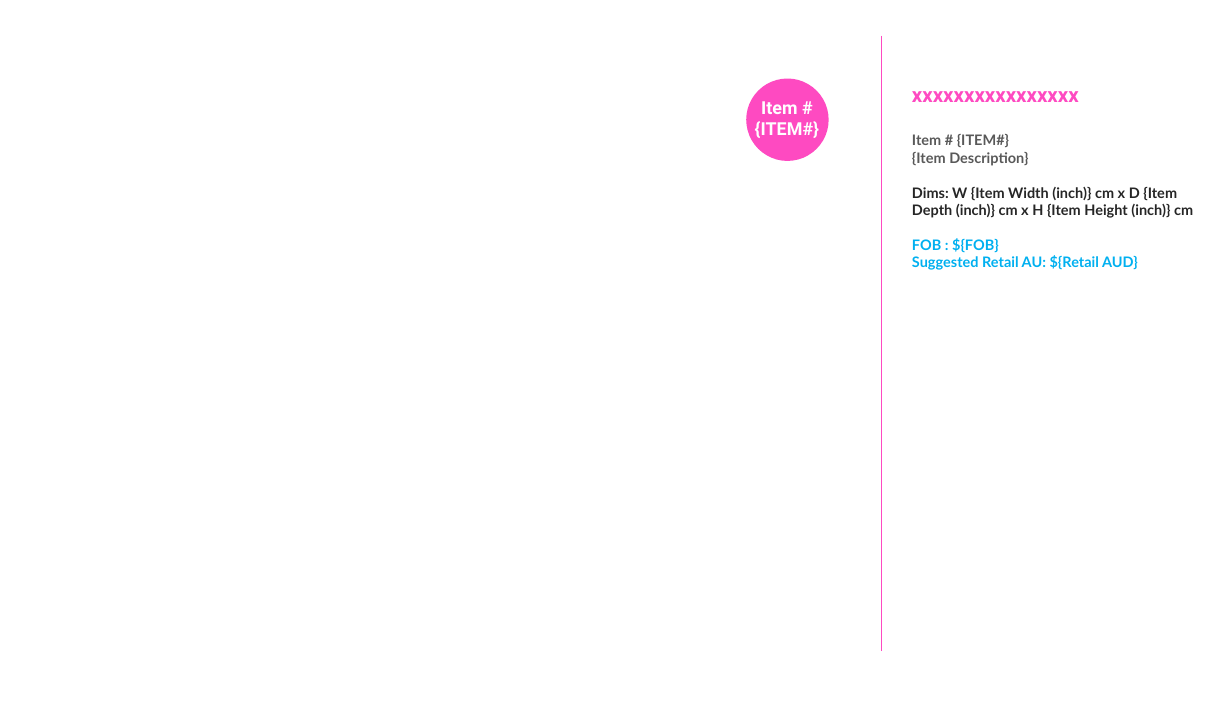
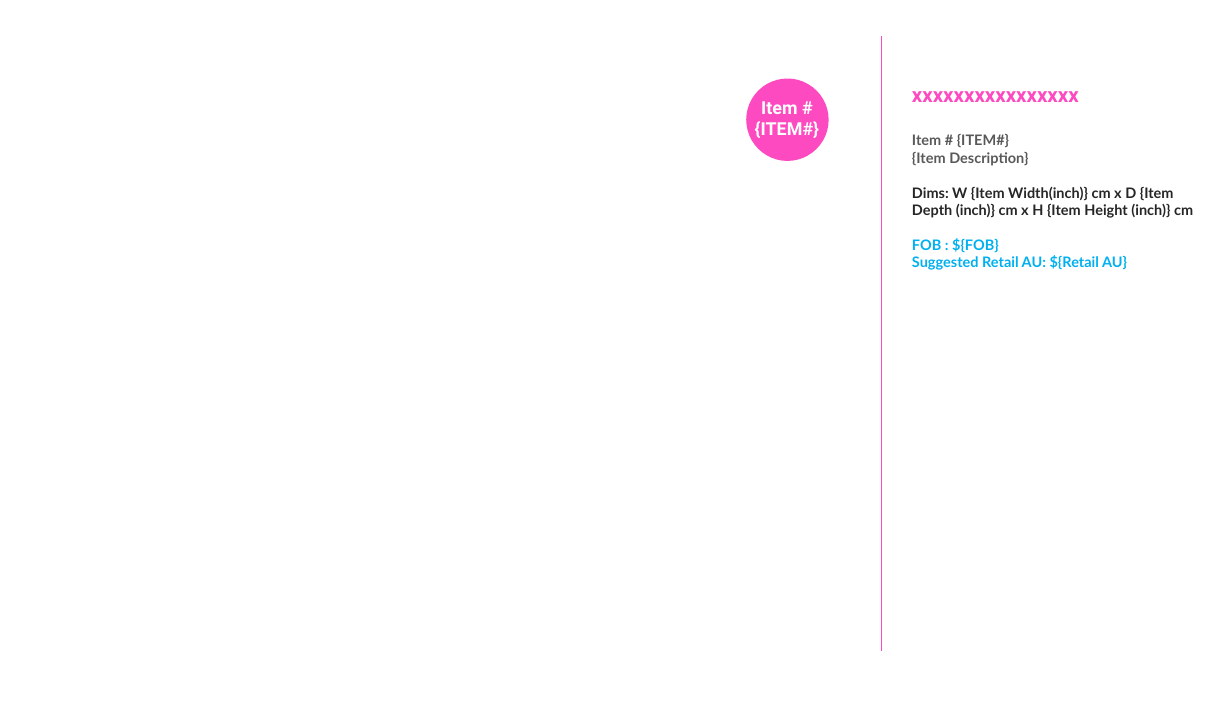
Before and after one commit to KyoWuJiuJiu/ppt-generator, a slide deck: slide 1 of 1.pptx. Drawn at 1232x709 pixels with LibreOffice and Linux fonts; fonts in the diff are those of the drawing. Boxes give left, top, right and bottom in pixels: in the first picture for what was removed or moved away, otherwise in the second. Text is boxed around its words. In the diff, an @@ line names an element or a change of style, - is before the commit and + after.

```diff
--- a/1.pptx
+++ b/1.pptx
@@ text at (912,187,1193,218): spaces changed @@
-Dims: W {Item Width (inch)} cm x D {Item Depth (inch)} cm x H {Item Height (inch)} cm
+Dims: W {Item Width(inch)} cm x D {Item Depth (inch)} cm x H {Item Height (inch)} cm
@@ text at (912,255,1127,270): text changed @@
-Suggested Retail AU: ${Retail AUD}
+Suggested Retail AU: ${Retail AU}
```
